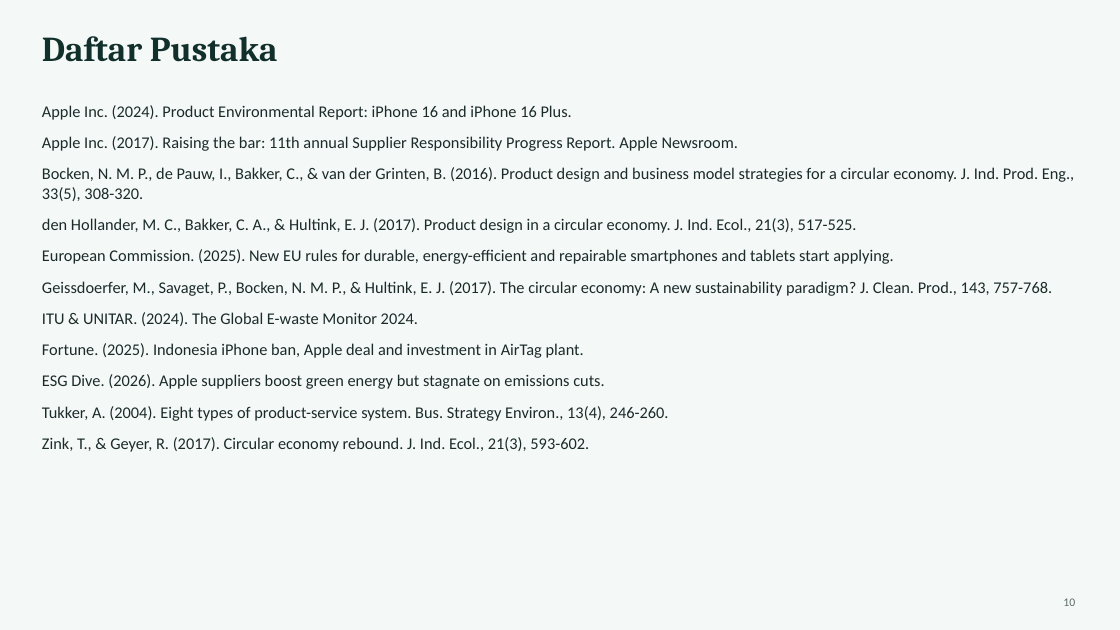
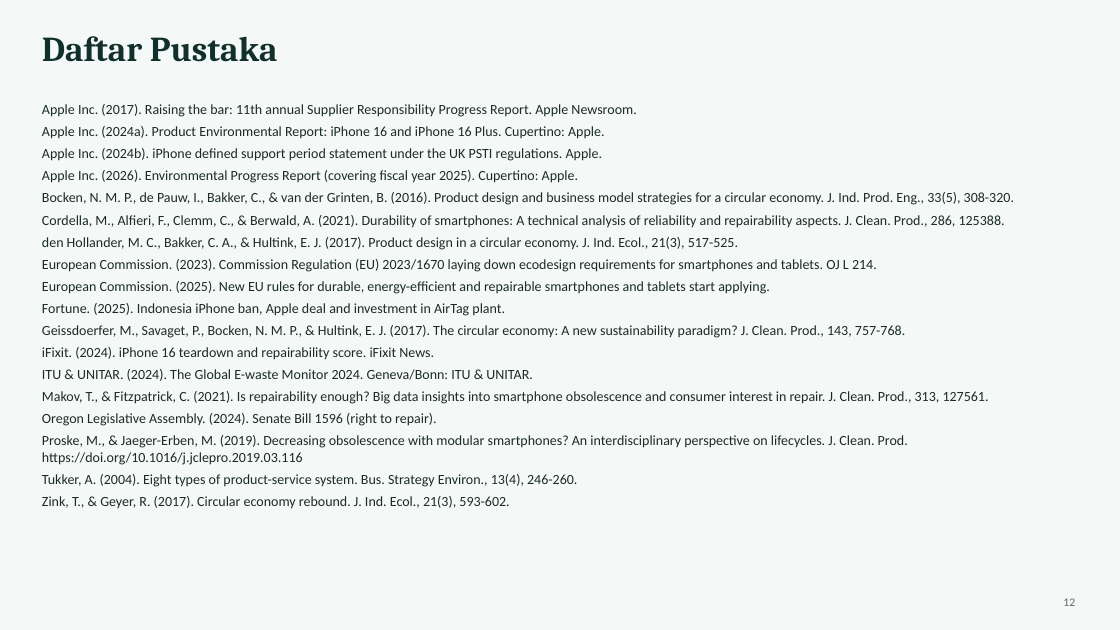
Before and after one commit to farhansech/EXACOUNT, a slide deck: slide 12 of Tugas_Week_5_Revisi-Francisco_Correia_Soares_164125002.pptx (slide 10 before the commit). Drawn at 1120x630 pixels with LibreOffice and Linux fonts; fonts in the diff are those of the drawing. Boxes give left, top, right and bottom in pixels: in the first picture for what was removed or moved away, otherwise in the second. Text is boxed around its words. In the diff, an @@ line names an element or a change of style, - is before the commit and + after.

```diff
--- a/Tugas_Week_5_Revisi-Francisco_Correia_Soares_164125002.pptx
+++ b/Tugas_Week_5_Revisi-Francisco_Correia_Soares_164125002.pptx
@@ text at [42,105,572,120]: paragraph removed @@
-Apple Inc. (2024). Product Environmental Report: iPhone 16 and iPhone 16 Plus.
@@ text at [42,104,1014,509]: size 14 to 12 pt in "Apple Inc. (2017). Raising the bar: 11th ...", "Bocken, N. M. P., de Pauw, I., ...", "den Hollander, M. C., Bakker, C. A., ...", "European Commission. (2025). New EU rules for ..." and 3 more places; less space between paragraphs @@
@@ text at [42,126,604,183]: paragraphs added @@
+Apple Inc. (2024a). Product Environmental Report: iPhone 16 and iPhone 16 Plus. Cupertino: Apple.
+Apple Inc. (2024b). iPhone defined support period statement under the UK PSTI regulations. Apple.
+Apple Inc. (2026). Environmental Progress Report (covering fiscal year 2025). Cupertino: Apple.
@@ text at [42,215,1005,228]: paragraph added @@
+Cordella, M., Alfieri, F., Clemm, C., & Berwald, A. (2021). Durability of smartphones: A technical analysis of reliability and repairability aspects. J. Clean. Prod., 286, 125388.
@@ text at [42,259,877,272]: paragraph added @@
+European Commission. (2023). Commission Regulation (EU) 2023/1670 laying down ecodesign requirements for smartphones and tablets. OJ L 214.
@@ text at [42,303,505,316]: paragraph added @@
+Fortune. (2025). Indonesia iPhone ban, Apple deal and investment in AirTag plant.
@@ text at [42,347,989,465]: text changed; size 14 to 12 pt @@
-ITU & UNITAR. (2024). The Global E-waste Monitor 2024.
-Fortune. (2025). Indonesia iPhone ban, Apple deal and investment in AirTag plant.
-ESG Dive. (2026). Apple suppliers boost green energy but stagnate on emissions cuts.
+iFixit. (2024). iPhone 16 teardown and repairability score. iFixit News.
+ITU & UNITAR. (2024). The Global E-waste Monitor 2024. Geneva/Bonn: ITU & UNITAR.
+Makov, T., & Fitzpatrick, C. (2021). Is repairability enough? Big data insights into smartphone obsolescence and consumer interest in repair. J. Clean. Prod., 313, 127561.
+Oregon Legislative Assembly. (2024). Senate Bill 1596 (right to repair).
+Proske, M., & Jaeger-Erben, M. (2019). Decreasing obsolescence with modular smartphones? An interdisciplinary perspective on lifecycles. J. Clean. Prod. https://doi.org/10.1016/j.jclepro.2019.03.116
@@ text at [1063,598,1075,606]: text changed @@
-10
+12
```
Also in this commit, not shown: 7 other slides changed, 2 slides added.
